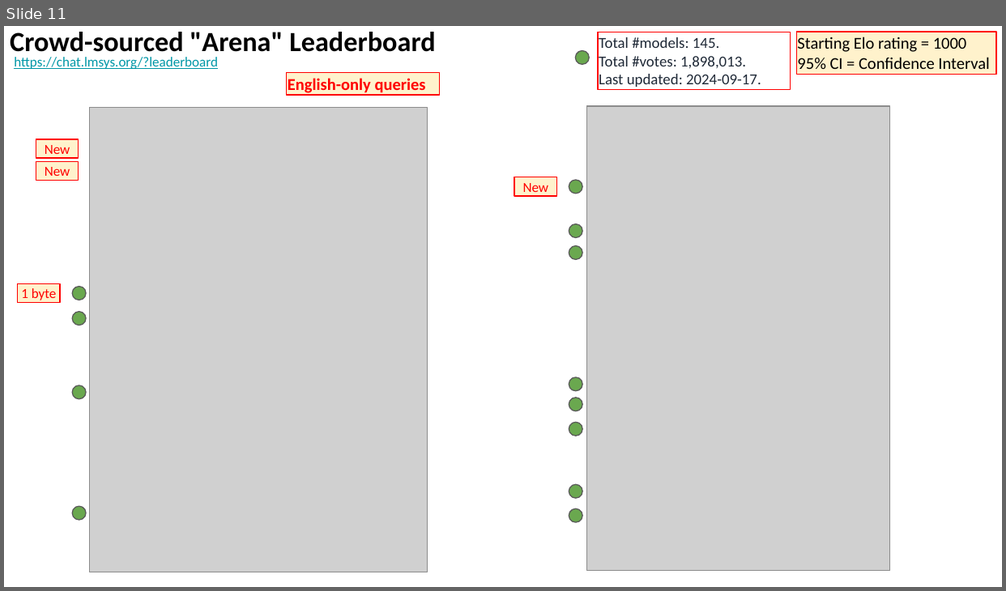
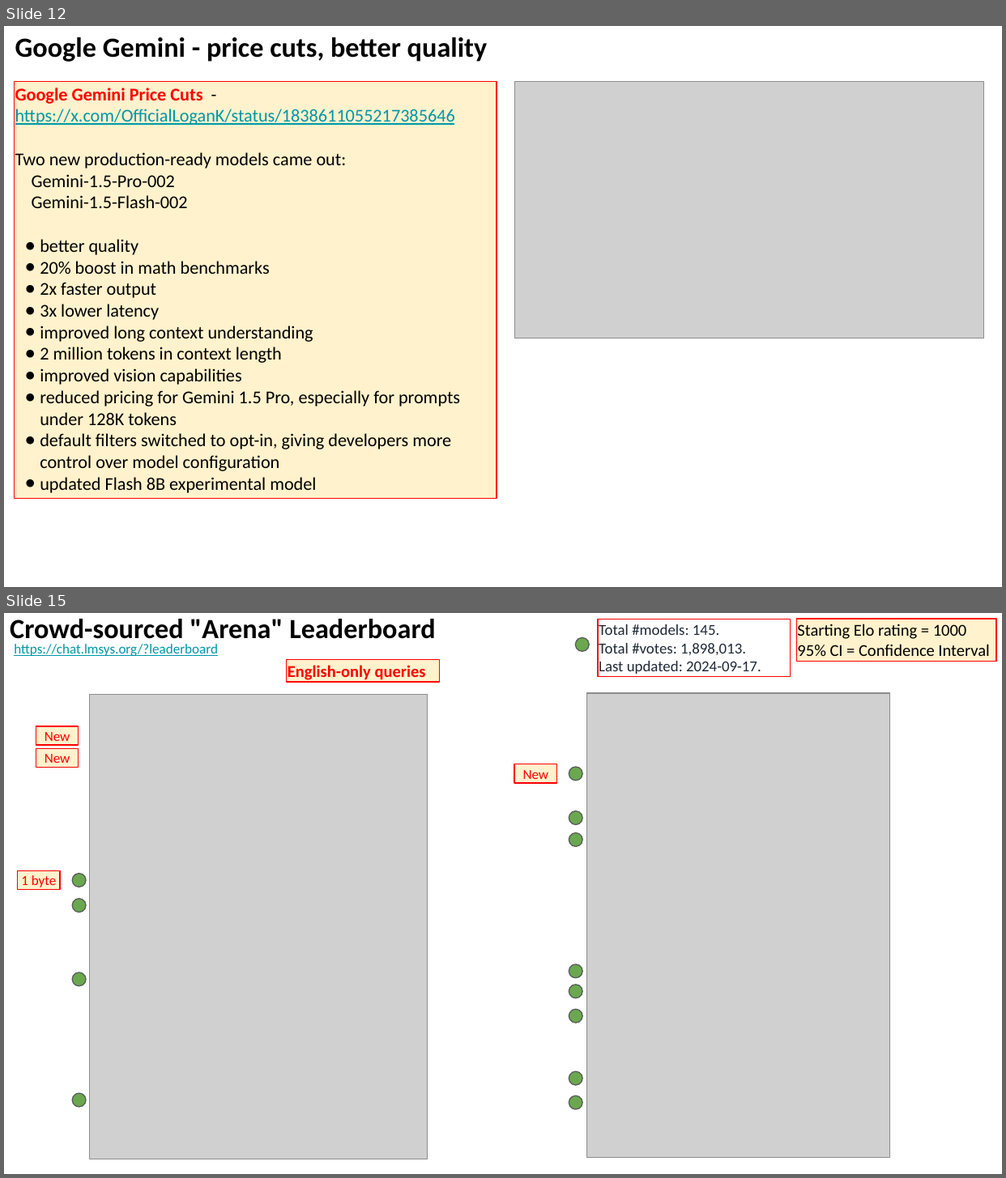
Before and after one commit to lselector/seminar, a slide deck: 2024/2024-09-27-AI-Updates.pptx. Shown one above the other, each under a label of ours: slide 11 before the commit, slides 12 and 15 after it; the slides between them are not shown. The pictures are 1006x591 and 1006x1178 pixels, drawn with LibreOffice and Linux fonts; fonts in the diff are those of the drawing; grey boxes stand for pictures. Boxes give left, top, right and bottom in pixels: in the first picture for what was removed or moved away, otherwise in the second. Text is boxed around its words. In the diff, an @@ line names an element or a change of style, - is before the commit and + after.

```diff
--- a/2024/2024-09-27-AI-Updates.pptx
+++ b/2024/2024-09-27-AI-Updates.pptx
@@ slide 12 added at (4, 26, 1002, 587), background #FFFFFF @@
@@ text added at (15, 37, 488, 62), 20 pt, text #000000, bold @@
+Google Gemini - price cuts, better quality
@@ rectangle added at (14, 82, 496, 499), fill #FFF2CC, outline #FF0000 0.75 pt, 13 pt, text #000000 @@
+Google Gemini Price Cuts -
+https://x.com/OfficialLoganK/status/1838611055217385646
+Two new production-ready models came out:
+Gemini-1.5-Pro-002
+Gemini-1.5-Flash-002
+● better quality
+● 20% boost in math benchmarks
+● 2x faster output
+● 3x lower latency
+● improved long context understanding
+● 2 million tokens in context length
+● improved vision capabilities
+● reduced pricing for Gemini 1.5 Pro, especially for prompts under 128K tokens
+● default filters switched to opt-in, giving developers more control over model configuration
+● updated Flash 8B experimental model
@@ picture added at (515, 82, 984, 339) @@
@@ what was slide 11 is now slide 15 @@
```
Also in this commit, not shown: 5 slides changed, 5 other slides added, 1 slide removed.
